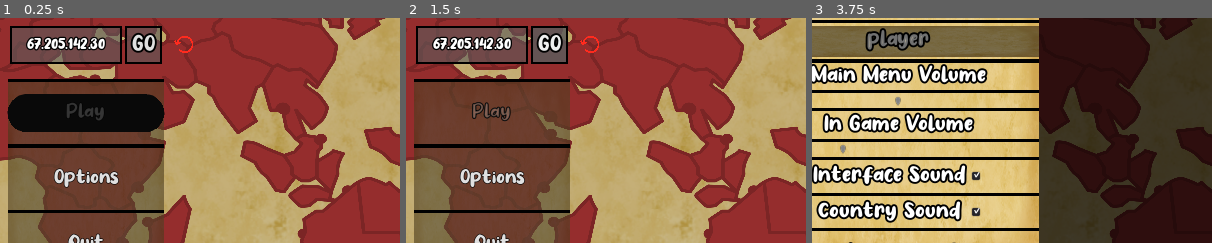
Above: before the commit, frames 1-3 (left to right).
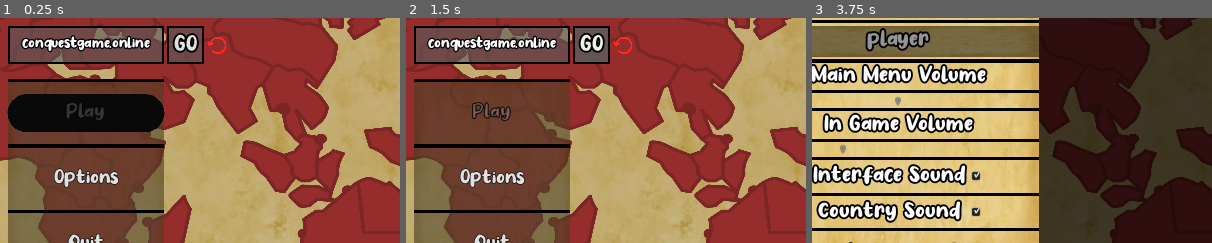
Above: after the commit, the same moments.

Repository: argosopentech/Conquest
Game: Godot game, scene res://Source/Main/Main.tscn
Same seed, same stepped clock (60 frames per second), same inputs: the game is played once before the commit and once after it.
Inputs (mouse positions are % of the whole screen's width and height, from its top left; square brackets give the same spot before the commit, where the layout moved):
- Up to frame 1 (0.25 s): no input
- Up to frame 2 (1.5 s): click (66, 34) [62, 34] at 0.5 s; click "GO" at 1.25 s
- Up to frame 3 (3.75 s): click "GO" at 2 s; click "GO" at 2.75 s; click "Options" at 3.5 s
The pictures show only the part of the screen within x 39-89%, y 28-78%; the shares and areas given below are measured in that part.

The runs differ from the first frame. In frame 1, 4.0% of the frame differs, in the area x 2-57%, y 3-21%; in frame 2, 3.9%; in frame 3, 0.4%.

Commit message:
Server domain and minor UI fixes

Diff:
--- a/Source/Gameplay/HUD/HostGameMenu.tscn
+++ b/Source/Gameplay/HUD/HostGameMenu.tscn
@@ -147,6 +147,8 @@
 margin_right = 480.0
 margin_bottom = 171.0
 rect_min_size = Vector2( 0, 50 )
+custom_colors/font_color_selected = Color( 0.588235, 0.588235, 0.588235, 1 )
+custom_colors/font_color_uneditable = Color( 0.588235, 0.588235, 0.588235, 1 )
 align = 1
 placeholder_alpha = 1.0
 
@@ -219,6 +221,8 @@
 margin_right = 480.0
 margin_bottom = 396.0
 rect_min_size = Vector2( 0, 50 )
+custom_colors/font_color_selected = Color( 0.588235, 0.588235, 0.588235, 1 )
+custom_colors/font_color_uneditable = Color( 0.588235, 0.588235, 0.588235, 1 )
 align = 1
 placeholder_alpha = 1.0
 
--- a/Source/Gameplay/HUD/JoinGameMenu.tscn
+++ b/Source/Gameplay/HUD/JoinGameMenu.tscn
@@ -7,7 +7,6 @@
 [ext_resource path="res://Source/Gameplay/HUD/JoinGameMenu.gd" type="Script" id=5]
 [ext_resource path="res://Source/Gameplay/Map/Map.tscn" type="PackedScene" id=6]
 [ext_resource path="res://Source/Background/Background.tscn" type="PackedScene" id=7]
-[ext_resource path="res://Source/Gameplay/HUD/LobbySearchInstance.tscn" type="PackedScene" id=8]
 [ext_resource path="res://Source/Gameplay/HUD/JoinCodeMenu.tscn" type="PackedScene" id=9]
 
 [sub_resource type="StyleBoxTexture" id=1]
@@ -296,8 +295,6 @@
 size_flags_horizontal = 3
 size_flags_vertical = 3
 
-[node name="0" parent="TextureRect/Info/LobbiesContainer/Lobbies" instance=ExtResource( 8 )]
-
 [node name="MarginMid4" type="ColorRect" parent="TextureRect/Info"]
 margin_top = 522.0
 margin_right = 1120.0
--- a/Source/Gameplay/HUD/Lobby.tscn
+++ b/Source/Gameplay/HUD/Lobby.tscn
@@ -347,6 +347,8 @@
 custom_styles/focus = SubResource( 5 )
 custom_styles/normal = SubResource( 5 )
 custom_fonts/font = SubResource( 6 )
+custom_colors/font_color_selected = Color( 0.588235, 0.588235, 0.588235, 1 )
+custom_colors/font_color_uneditable = Color( 0.588235, 0.588235, 0.588235, 1 )
 placeholder_text = "Chat here..."
 placeholder_alpha = 1.0
 
--- a/Source/Gameplay/HUD/LobbySearchInstance.tscn
+++ b/Source/Gameplay/HUD/LobbySearchInstance.tscn
@@ -130,6 +130,8 @@
 custom_styles/read_only = SubResource( 1 )
 custom_styles/focus = SubResource( 1 )
 custom_styles/normal = SubResource( 1 )
+custom_colors/font_color_selected = Color( 0.588235, 0.588235, 0.588235, 1 )
+custom_colors/font_color_uneditable = Color( 0.588235, 0.588235, 0.588235, 1 )
 align = 1
 
 [node name="MarginLeft5" type="Label" parent="HBox"]
--- a/Source/Gameplay/HUD/OptionsMenu.tscn
+++ b/Source/Gameplay/HUD/OptionsMenu.tscn
@@ -168,6 +168,8 @@
 margin_right = 452.0
 margin_bottom = 171.0
 rect_min_size = Vector2( 0, 50 )
+custom_colors/font_color_selected = Color( 0.588235, 0.588235, 0.588235, 1 )
+custom_colors/font_color_uneditable = Color( 0.588235, 0.588235, 0.588235, 1 )
 text = "player"
 align = 1
 max_length = 15
--- a/Source/Main/Main.gd
+++ b/Source/Main/Main.gd
@@ -32,7 +32,7 @@
 	setup_music()
 
 func _on_Connect_pressed(ip=ip_edit.text):
-	if not ip.is_valid_ip_address():
+	if not ip:
 		return
 	Server.disconnect_server()
 	server_not_connected()
--- a/Source/Main/Main.tscn
+++ b/Source/Main/Main.tscn
@@ -26,8 +26,16 @@
 border_width_bottom = 3
 border_color = Color( 0, 0, 0, 1 )
 
-[sub_resource type="DynamicFont" id=3]
-size = 28
+[sub_resource type="StyleBoxFlat" id=12]
+bg_color = Color( 0.360784, 0.360784, 0.360784, 0.607843 )
+border_width_left = 3
+border_width_top = 3
+border_width_right = 3
+border_width_bottom = 3
+border_color = Color( 0, 0, 0, 1 )
+
+[sub_resource type="DynamicFont" id=11]
+size = 24
 outline_size = 2
 outline_color = Color( 0, 0, 0, 1 )
 use_filter = true
@@ -175,32 +183,34 @@
 anchor_top = 0.5
 anchor_right = 0.5
 anchor_bottom = 0.5
-margin_left = -122.0
+margin_left = -125.0
 margin_top = -142.0
-margin_right = 122.0
+margin_right = 225.0
 margin_bottom = -82.0
 __meta__ = {
 "_edit_use_anchors_": false
 }
 
 [node name="IP" type="LineEdit" parent="Server"]
-margin_right = 180.0
+margin_right = 250.0
 margin_bottom = 60.0
-rect_min_size = Vector2( 180, 60 )
+rect_min_size = Vector2( 250, 60 )
 custom_styles/read_only = SubResource( 2 )
 custom_styles/focus = SubResource( 2 )
-custom_styles/normal = SubResource( 2 )
-custom_fonts/font = SubResource( 3 )
+custom_styles/normal = SubResource( 12 )
+custom_fonts/font = SubResource( 11 )
+custom_colors/font_color_selected = Color( 0.588235, 0.588235, 0.588235, 1 )
 custom_colors/font_color = Color( 1, 1, 1, 1 )
-text = "127.0.0.1"
+custom_colors/font_color_uneditable = Color( 0.588235, 0.588235, 0.588235, 1 )
+text = "conquestgame.online"
 align = 1
 __meta__ = {
 "_edit_use_anchors_": false
 }
 
 [node name="Connect" type="Button" parent="Server"]
-margin_left = 184.0
-margin_right = 244.0
+margin_left = 254.0
+margin_right = 314.0
 margin_bottom = 60.0
 rect_min_size = Vector2( 60, 60 )
 custom_styles/hover = SubResource( 4 )
@@ -214,6 +224,23 @@
 "_edit_use_anchors_": false
 }
 
+[node name="ResetIP" type="TextureButton" parent="Server"]
+margin_left = 318.0
+margin_top = 14.0
+margin_right = 350.0
+margin_bottom = 46.0
+rect_min_size = Vector2( 32, 32 )
+size_flags_vertical = 4
+texture_normal = ExtResource( 10 )
+texture_pressed = ExtResource( 7 )
+texture_hover = ExtResource( 8 )
+texture_disabled = ExtResource( 11 )
+texture_focused = ExtResource( 10 )
+expand = true
+__meta__ = {
+"_edit_use_anchors_": false
+}
+
 [node name="Error" type="Label" parent="."]
 anchor_left = 0.5
 anchor_top = 1.0
@@ -253,30 +280,10 @@
 "_edit_use_anchors_": false
 }
 
-[node name="ResetIP" type="TextureButton" parent="."]
-anchor_left = 0.5
-anchor_top = 0.5
-anchor_right = 0.5
-anchor_bottom = 0.5
-margin_left = 140.0
-margin_top = -130.0
-margin_right = 172.0
-margin_bottom = -98.0
-rect_min_size = Vector2( 32, 32 )
-texture_normal = ExtResource( 10 )
-texture_pressed = ExtResource( 7 )
-texture_hover = ExtResource( 8 )
-texture_disabled = ExtResource( 11 )
-texture_focused = ExtResource( 10 )
-expand = true
-__meta__ = {
-"_edit_use_anchors_": false
-}
-
 [connection signal="options_saved" from="MenuBorder/Menu" to="." method="options_saved"]
 [connection signal="text_entered" from="Server/IP" to="." method="_on_Connect_pressed"]
 [connection signal="pressed" from="Server/Connect" to="." method="_on_Connect_pressed"]
-[connection signal="pressed" from="ResetIP" to="." method="_on_ResetIP_pressed"]
+[connection signal="pressed" from="Server/ResetIP" to="." method="_on_ResetIP_pressed"]
 
 [editable path="Background"]
 [editable path="Map"]
--- a/Source/Server/Server.gd
+++ b/Source/Server/Server.gd
@@ -1,7 +1,7 @@
 extends Node
 
 const SERVER_PORT = 1909
-const default_ip = "67.205.142.30"
+const default_ip = "conquestgame.online"
 var SERVER_IP = default_ip
 var player_name = "player"
 var my_lobby = {}
Not shown: 1 places in Source/Gameplay/HUD/JoinGameMenu.tscn that only renumber resources
Not shown: 3 places in Source/Gameplay/HUD/OptionsMenu.tscn that only renumber resources
Not shown: 1 places in Source/Main/Main.tscn that only renumber resources
